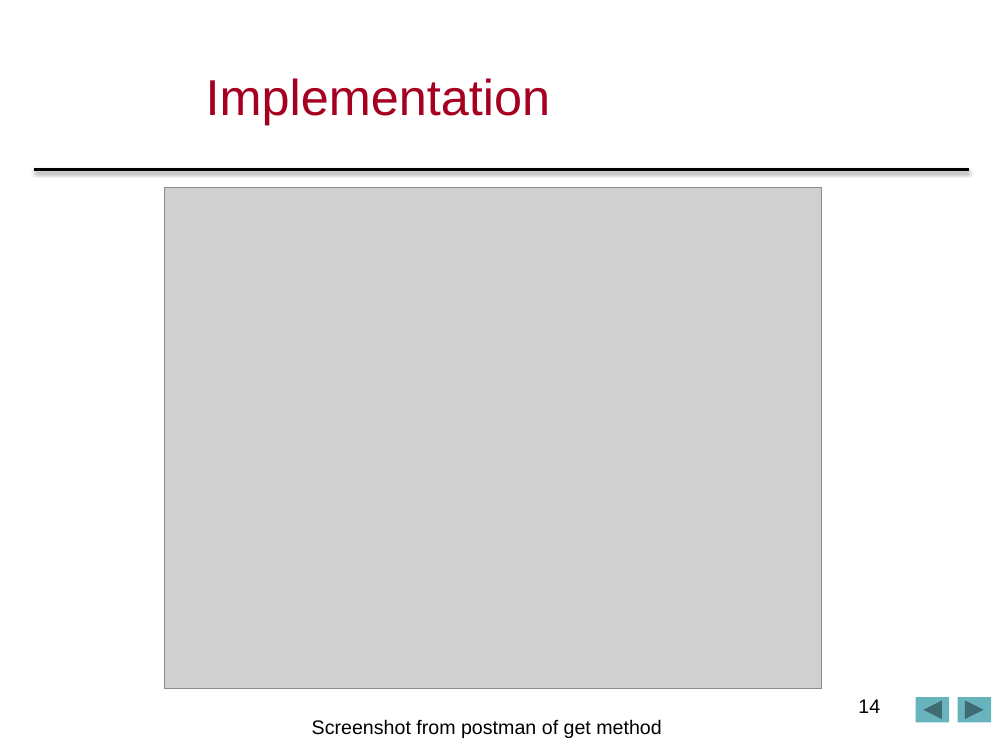
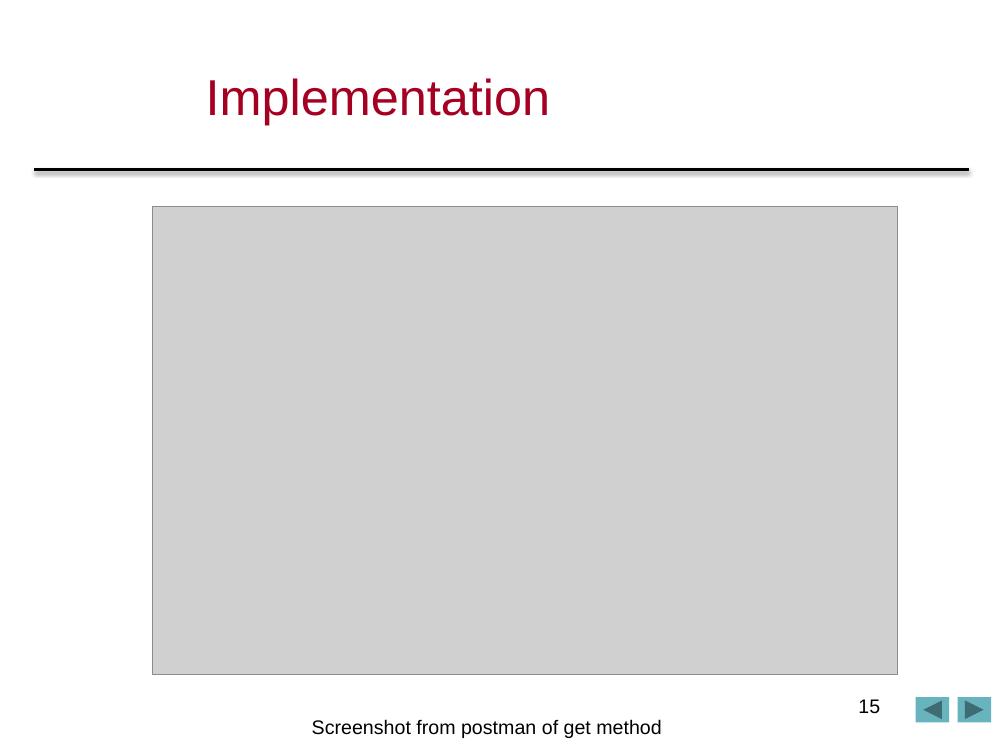
Before and after one commit to sonialin/comp433p2p3, a slide deck: slide 15 of comp433p2p3/COMP433FinalPPT.pptx (slide 14 before the commit). Drawn at 1008x756 pixels with LibreOffice and Linux fonts; fonts in the diff are those of the drawing; grey boxes stand for pictures; background and template pictures are left out. Boxes give left, top, right and bottom in pixels: in the first picture for what was removed or moved away, otherwise in the second. Text is boxed around its words. In the diff, an @@ line names an element or a change of style, - is before the commit and + after.

```diff
--- a/comp433p2p3/COMP433FinalPPT.pptx
+++ b/comp433p2p3/COMP433FinalPPT.pptx
@@ picture: place and size @@
-picture at box(165, 187, 823, 688)
+picture at box(152, 207, 898, 674)
@@ page number at box(858, 699, 880, 714): text changed @@
-14
+15
```
Also in this commit, not shown: 5 other slides changed, 1 slide added, 1 other file.
